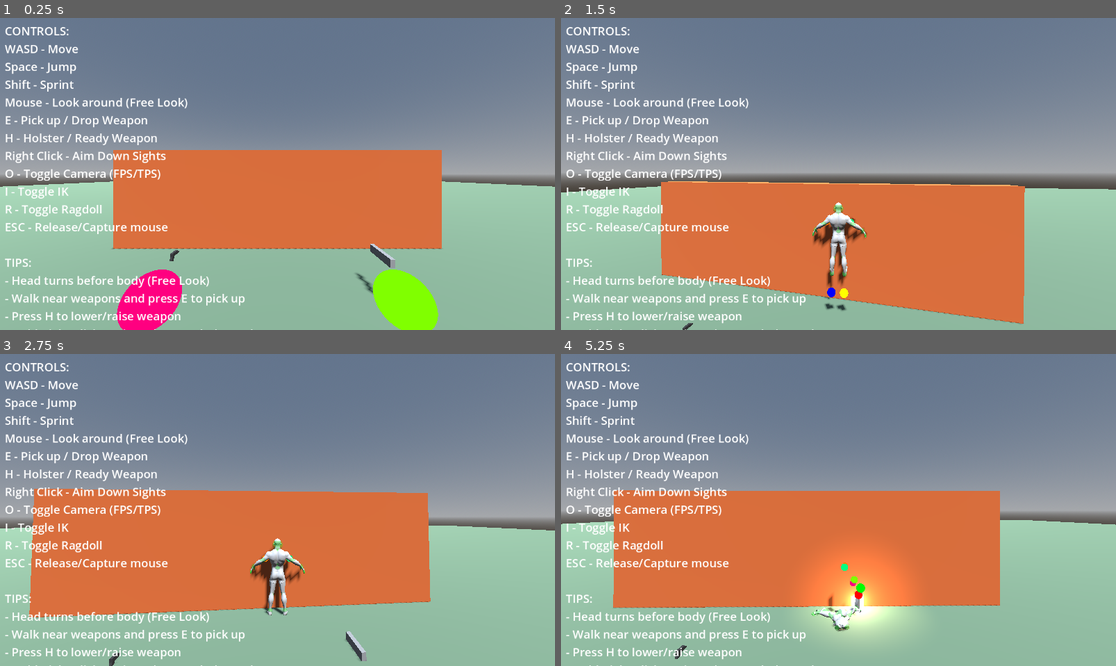
Above: before the commit, frames 1-4 (two rows, left to right).
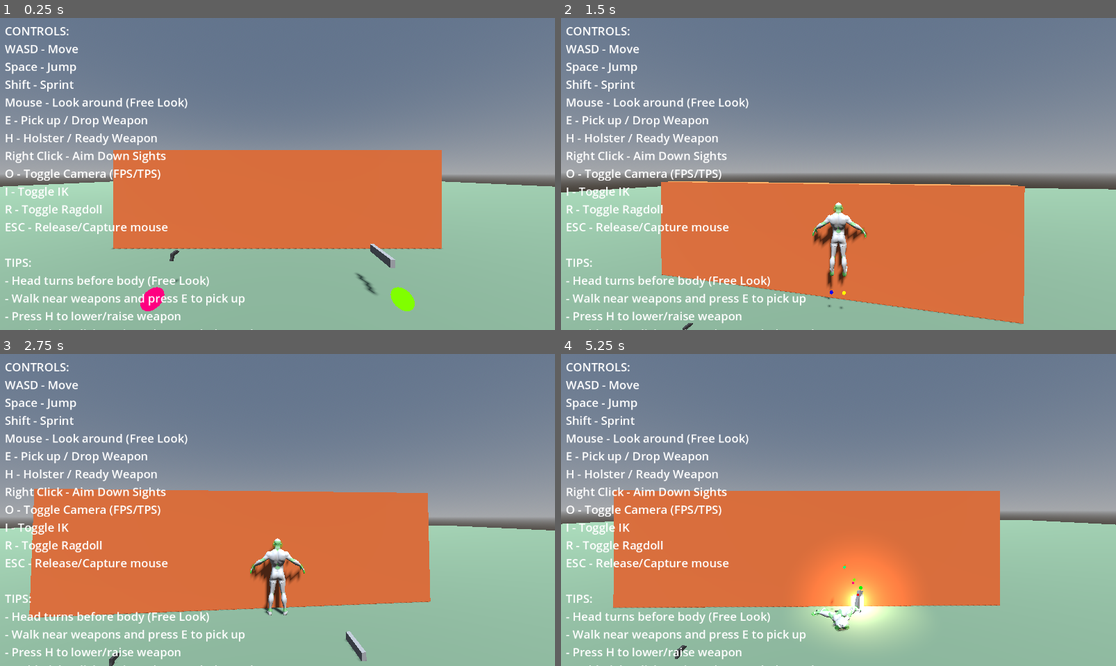
Above: after the commit, the same moments.

Repository: lmf-git/fpsikanimragdoll
Game: Godot game, scene res://world.tscn
The game is run twice, just before and just after one commit, with the same random seed, the same clock (stepped at 60 frames per second) and the same inputs.
Inputs (mouse positions are in pixels of both pictures, inside the frame that each line leads up to):
- Up to frame 1 (0.25 s): no input
- Up to frame 2 (1.5 s): tap Enter at 0.5 s; move the mouse to (866, 174) at 0.52 s; hold Shift (sprint) 0.53-1.28 s; hold W (move_forward) from 0.53 s (still down); click (866, 174) at 0.67 s; tap Space (jump) at 0.77 s; move the mouse to (810, 174) at 1.27 s; tap O (toggle_camera) at 1.35 s
- Up to frame 3 (2.75 s): keep holding W (move_forward); tap Space (jump) at 1.52 s; move the mouse to (288, 503) at 2.02 s; hold I (toggle_ik) from 2.03 s (still down)
- Up to frame 4 (5.25 s): keep holding W (move_forward); move the mouse to (832, 516) at 2.77 s; release I (toggle_ik) at 2.78 s; tap R (toggle_ragdoll) at 2.85 s; click (832, 516) at 2.92 s; tap Space (jump) at 3.02, 3.77, 4.52 s; move the mouse to (877, 513) at 3.52 s; tap E at 3.6 s; move the mouse to (794, 506) at 4.27 s; tap Ctrl at 4.35 s; move the mouse to (844, 510) at 5.02 s; tap H at 5.1 s; click (844, 510) at 5.17 s

The runs differ from the first frame. In frame 1, 2.8% of the frame differs, in the area x 21-79%, y 80-100%; in frame 2, 0.2%; in frame 3, less than 0.1%; in frame 4, 0.2%.

Commit message:
Fix hand rotation for proper grip and reduce IK handle sizes
Hand rotation fixes:
- Set hand target rotation to match camera aim basis
- Palm now faces away from camera toward weapon grip
- Creates proper grip orientation: X=thumb, Y=back of hand, Z=palm direction
- Hand IK uses both position and rotation for accurate weapon holding

Finger IK disabled:
- Finger IK creates circular dependency: hand→weapon→fingers→hand
- Disabled finger IK and positioning code to prevent conflicts
- Hand rotation alone provides proper grip appearance
- TODO: Use AnimationTree blend for finger poses instead

IK visualization improvements:
- Reduced target_size from 0.08→0.03 for elbow/wrist targets
- Reduced target_size from 0.1→0.04 for hand/foot targets
- Smaller handles are less visually intrusive during gameplay
- All targets still visible but much more subtle

Result: Hand grips weapon naturally with correct palm orientation, no conflicts

Diff:
--- a/character.tscn
+++ b/character.tscn
@@ -67,7 +67,7 @@
 collision_mask = 0
 script = ExtResource("5")
 target_color = Color(1, 0.5, 0, 1)
-target_size = 0.08
+target_size = 0.03
 show_in_game = true
 
 [node name="RightElbowTarget" type="Area3D" parent="IKTargets"]
@@ -76,7 +76,7 @@
 collision_mask = 0
 script = ExtResource("5")
 target_color = Color(0, 1, 0.5, 1)
-target_size = 0.08
+target_size = 0.03
 show_in_game = true
 
 [node name="LeftWristTarget" type="Area3D" parent="IKTargets"]
@@ -85,7 +85,7 @@
 collision_mask = 0
 script = ExtResource("5")
 target_color = Color(1, 0, 0.5, 1)
-target_size = 0.08
+target_size = 0.03
 show_in_game = true
 
 [node name="RightWristTarget" type="Area3D" parent="IKTargets"]
@@ -94,7 +94,7 @@
 collision_mask = 0
 script = ExtResource("5")
 target_color = Color(0.5, 1, 0, 1)
-target_size = 0.08
+target_size = 0.03
 show_in_game = true
 
 [node name="LeftHandTarget" type="Area3D" parent="IKTargets"]
@@ -103,7 +103,7 @@
 collision_mask = 0
 script = ExtResource("5")
 target_color = Color(1, 0, 0, 1)
-target_size = 0.1
+target_size = 0.04
 show_in_game = true
 
 [node name="RightHandTarget" type="Area3D" parent="IKTargets"]
@@ -112,7 +112,7 @@
 collision_mask = 0
 script = ExtResource("5")
 target_color = Color(0, 1, 0, 1)
-target_size = 0.1
+target_size = 0.04
 show_in_game = true
 
 [node name="LeftFootTarget" type="Area3D" parent="IKTargets"]
@@ -121,7 +121,7 @@
 collision_mask = 0
 script = ExtResource("5")
 target_color = Color(0, 0, 1, 1)
-target_size = 0.1
+target_size = 0.04
 show_in_game = true
 
 [node name="RightFootTarget" type="Area3D" parent="IKTargets"]
@@ -130,5 +130,5 @@
 collision_mask = 0
 script = ExtResource("5")
 target_color = Color(1, 1, 0, 1)
-target_size = 0.1
+target_size = 0.04
 show_in_game = true
--- a/character_controller.gd
+++ b/character_controller.gd
@@ -1995,6 +1995,17 @@
 
 		right_hand_target.global_position = target_pos
 
+		# Set hand rotation to grip weapon properly
+		# Hand should be oriented so palm faces toward grip (away from camera)
+		var camera_forward = -active_camera.global_transform.basis.z
+		var camera_right = active_camera.global_transform.basis.x
+		var camera_up = active_camera.global_transform.basis.y
+
+		# Create grip-oriented basis: palm faces down/forward, fingers point forward
+		# X axis = right (thumb direction), Y axis = up (back of hand), Z axis = forward (palm faces back)
+		var grip_basis = Basis(camera_right, camera_up, -camera_forward)
+		right_hand_target.global_transform.basis = grip_basis
+
 	# Update left hand IK target ONLY for two-handed weapons (rifles)
 	var left_hand_target = ik_targets_node.get_node_or_null("LeftHandTarget")
 	if left_hand_target:
@@ -2080,35 +2091,14 @@
 		var wrist_pos = right_elbow_target.global_position.lerp(right_hand_target.global_position, 0.6)
 		right_wrist_target.global_position = wrist_pos
 
-	# FINGER POSITIONING: Position finger targets to grip weapon handle
-	# Fingers curl around the weapon grip to create realistic hand pose
-	if equipped_weapon and equipped_weapon.main_grip:
-		var right_thumb_target = ik_targets_node.get_node_or_null("RightThumbTarget")
-		var right_index_target = ik_targets_node.get_node_or_null("RightIndexTarget")
-		var right_middle_target = ik_targets_node.get_node_or_null("RightMiddleTarget")
-
-		# Get weapon grip transform for positioning fingers
-		var grip_pos = equipped_weapon.main_grip.global_position
-		var grip_basis = equipped_weapon.main_grip.global_transform.basis
-
-		# Position fingers to curl around grip with proper spacing
-		# Thumb opposes other fingers on opposite side of grip
-		if right_thumb_target:
-			# Thumb wraps around left side, slightly back and down
-			var thumb_offset = grip_basis * Vector3(-0.035, -0.015, 0.025)
-			right_thumb_target.global_position = grip_pos + thumb_offset
-
-		# Index finger extends forward for trigger
-		if right_index_target:
-			# Index goes forward toward trigger, slightly right
-			var index_offset = grip_basis * Vector3(0.02, -0.02, -0.04)
-			right_index_target.global_position = grip_pos + index_offset
-
-		# Middle finger wraps around grip front-right
-		if right_middle_target:
-			# Middle finger curves around right side of grip
-			var middle_offset = grip_basis * Vector3(0.03, -0.025, -0.015)
-			right_middle_target.global_position = grip_pos + middle_offset
+	# FINGER POSITIONING: Disabled - finger IK creates circular dependency with weapon
+	# Hand rotation alone provides proper grip orientation without conflicts
+	# TODO: Implement finger animation via AnimationTree blend instead of IK
+	#if equipped_weapon and equipped_weapon.main_grip:
+	#	var right_thumb_target = ik_targets_node.get_node_or_null("RightThumbTarget")
+	#	var right_index_target = ik_targets_node.get_node_or_null("RightIndexTarget")
+	#	var right_middle_target = ik_targets_node.get_node_or_null("RightMiddleTarget")
+	#	# ... (finger positioning code disabled)
 
 	# LEFT ARM: Position elbow and wrist targets to follow hand target
 	if left_hand_target and left_elbow_target and left_wrist_target:
@@ -2191,13 +2181,14 @@
 			if right_elbow_ik:
 				right_elbow_ik.start()
 
-			# Finger IK - now uses fixed positions based on hand target, avoiding circular dependency
-			if right_thumb_ik:
-				right_thumb_ik.start()
-			if right_index_ik:
-				right_index_ik.start()
-			if right_middle_ik:
-				right_middle_ik.start()
+			# Finger IK disabled - creates circular dependency with weapon positioning
+			# Hand rotation alone provides proper grip orientation
+			#if right_thumb_ik:
+			#	right_thumb_ik.start()
+			#if right_index_ik:
+			#	right_index_ik.start()
+			#if right_middle_ik:
+			#	right_middle_ik.start()
 
 			# Left arm IK control based on weapon state
 			if weapon_state == WeaponState.AIMING:
@@ -2240,13 +2231,14 @@
 			if right_elbow_ik:
 				right_elbow_ik.start()
 
-			# Finger IK - grips weapon handle
-			if right_thumb_ik:
-				right_thumb_ik.start()
-			if right_index_ik:
-				right_index_ik.start()
-			if right_middle_ik:
-				right_middle_ik.start()
+			# Finger IK disabled - creates circular dependency with weapon positioning
+			# Hand rotation alone provides proper grip orientation
+			#if right_thumb_ik:
+			#	right_thumb_ik.start()
+			#if right_index_ik:
+			#	right_index_ik.start()
+			#if right_middle_ik:
+			#	right_middle_ik.start()
 
 			# Left arm IK only when aiming
 			if weapon_state == WeaponState.AIMING:
